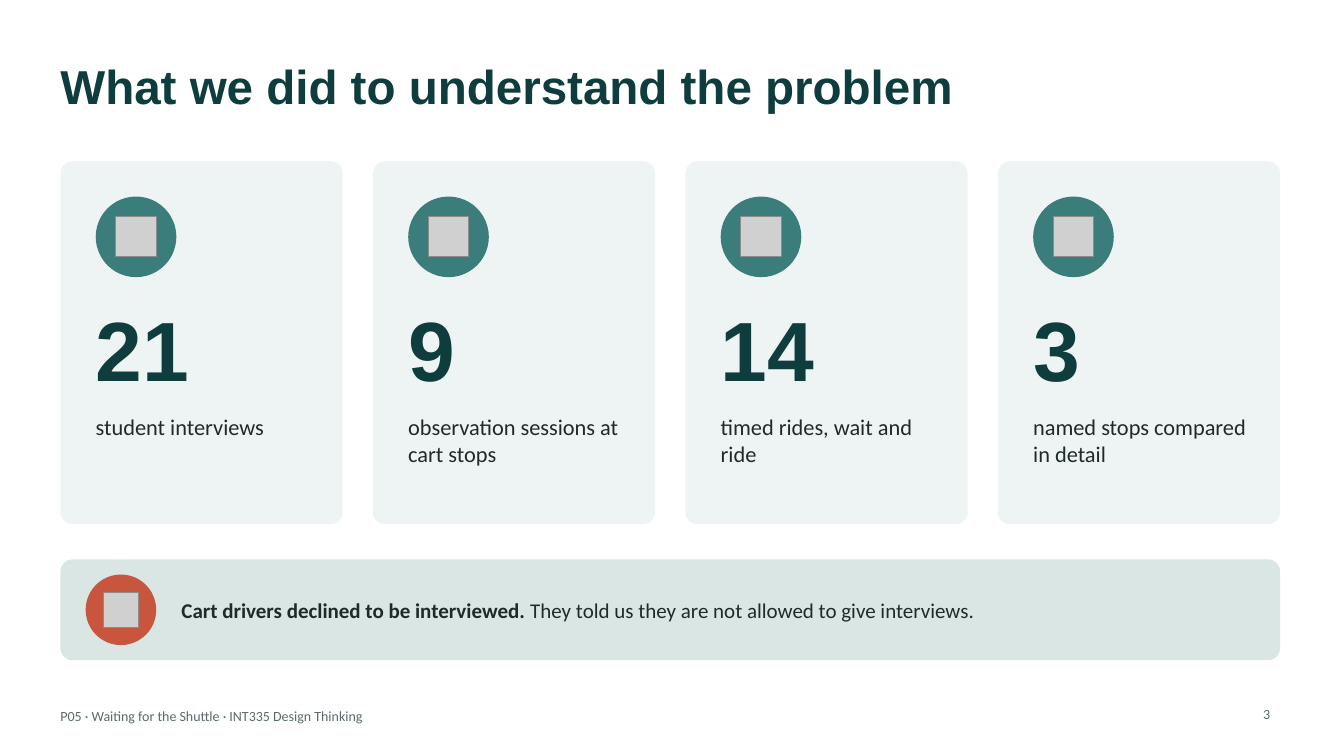
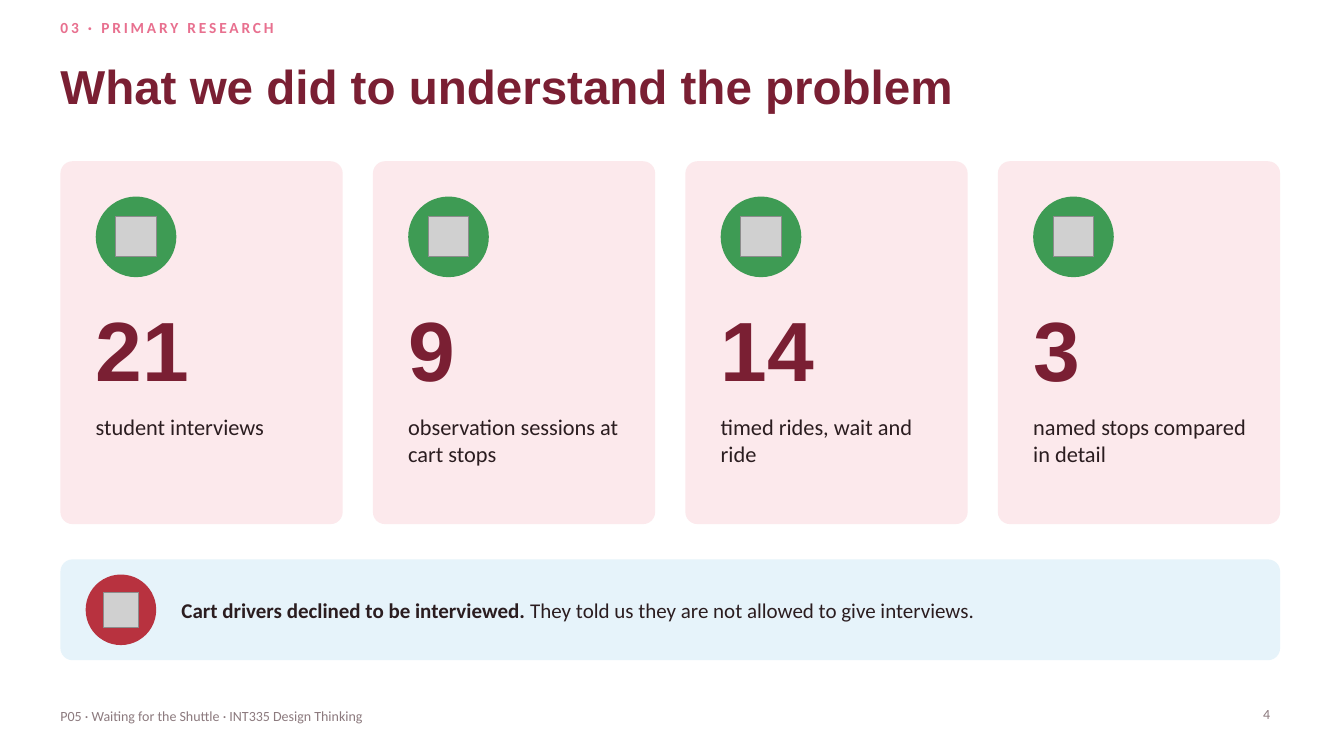
Before and after one commit to ShadowIzzHerZ/waiting-for-the-shuttle, a slide deck: slide 4 of deck/P05_Waiting_for_the_Shuttle.pptx (slide 3 before the commit). Drawn at 1344x756 pixels with LibreOffice and Linux fonts; fonts in the diff are those of the drawing; grey boxes stand for pictures. Boxes give left, top, right and bottom in pixels: in the first picture for what was removed or moved away, otherwise in the second. Text is boxed around its words. In the diff, an @@ line names an element or a change of style, - is before the commit and + after.

Commit message:
Deck follows the 12-section report skeleton, in the bracelet colours
Sections: problem, research plan, primary research, findings,
competitive analysis, personas and empathy map, ideation, storyboard and
journey, IA and user flow, prototype, testing and accessibility,
conclusion and links. New slides for the research plan, competitive
analysis, IA and user flow, testing and conclusion; dropped the affinity,
HMW-list and concept slides. Palette from the team's floral bracelet.

```diff
--- a/deck/P05_Waiting_for_the_Shuttle.pptx
+++ b/deck/P05_Waiting_for_the_Shuttle.pptx
@@ text added at <box>60,23,273,33</box>, 11 pt, text #E8708F, bold @@
+03 · PRIMARY RESEARCH
@@ fill #EEF4F3 to #FCE9EC in 4 elements at <box>60,161,343,524</box>, <box>373,161,655,524</box>, <box>686,161,968,524</box>, <box>998,161,1280,524</box> @@
@@ fill #3A7D7B to #3E9B54 in 4 elements at <box>96,197,176,277</box>, <box>408,197,489,277</box>, <box>721,197,802,277</box>, <box>1033,197,1114,277</box> @@
@@ text colour #0F3D3E to #7A1F33 in 5 elements at <box>60,69,953,114</box>, <box>96,322,189,381</box>, <box>408,322,455,382</box>, <box>721,323,814,381</box>, <box>1033,322,1080,382</box> @@
@@ rounded rectangle at <box>60,560,1280,660</box>: fill #D9E6E4 to #E6F3FA @@
@@ ellipse at <box>86,575,156,645</box>: fill #C8553D to #B8323F @@
@@ text "Cart drivers declined to be ..." at <box>181,603,973,622</box>: text colour #1F2A2B to #2B1D20 @@
@@ text "P05 · Waiting for the ..." at <box>60,711,362,724</box>: text colour #5B6B6C to #8C7A7E @@
@@ page number at <box>1263,710,1270,719</box>: text changed; text colour #5B6B6C to #8C7A7E @@
-3
+4
```
Also in this commit, not shown: 14 other slides changed, 5 slides added, 4 slides removed, 1 other file.
